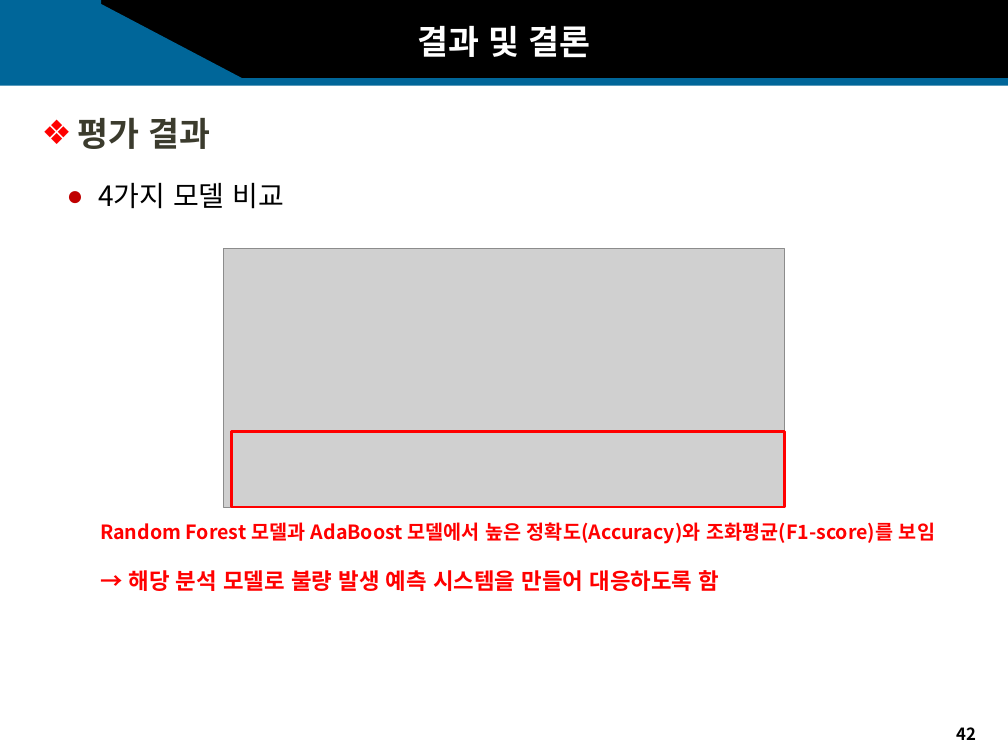
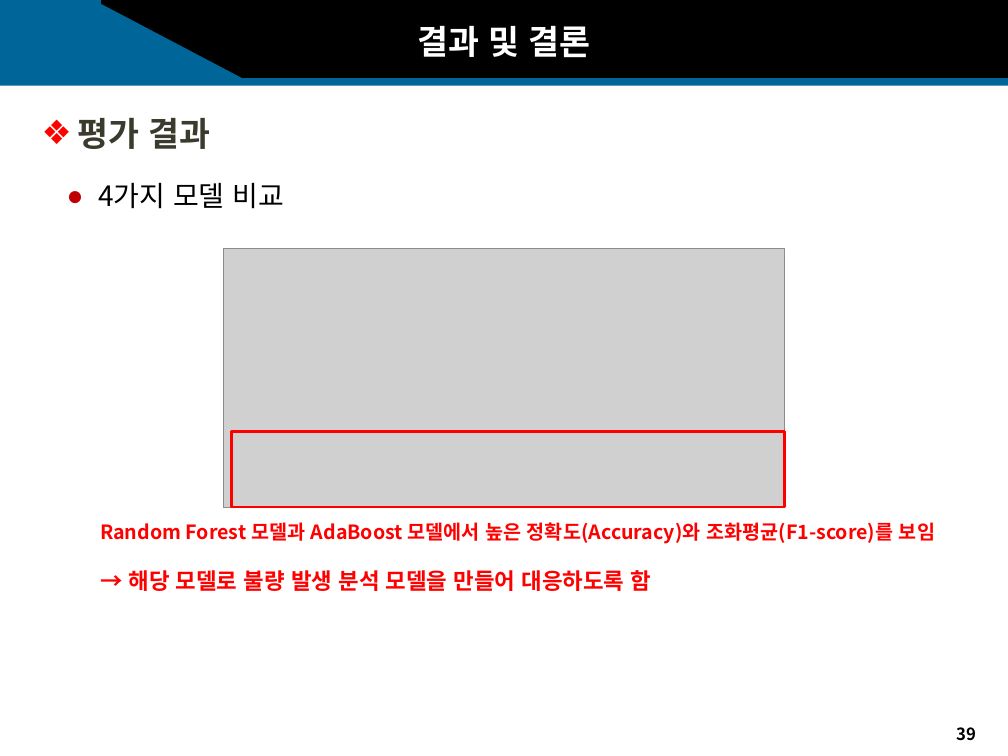
Before and after one commit to sakura09040904/Portfolio, a slide deck: slide 39 of 2. 1학년2학기/1. 어프렌티스 프로젝트/11주차_기말프로젝트/11주차_과제_발표자료.pptx (slide 42 before the commit). Drawn at 1008x756 pixels with LibreOffice and Linux fonts; fonts in the diff are those of the drawing; grey boxes stand for pictures; background and template pictures are left out. Boxes give left, top, right and bottom in pixels: in the first picture for what was removed or moved away, otherwise in the second. Text is boxed around its words. In the diff, an @@ line names an element or a change of style, - is before the commit and + after.

```diff
--- a/2. 1학년2학기/1. 어프렌티스 프로젝트/11주차_기말프로젝트/11주차_과제_발표자료.pptx
+++ b/2. 1학년2학기/1. 어프렌티스 프로젝트/11주차_기말프로젝트/11주차_과제_발표자료.pptx
@@ text at box(129, 570, 652, 591): text changed @@
-→ 해당 분석 모델로 불량 발생 예측 시스템을 만들어 대응하도록 함
+→ 해당 모델로 불량 발생 분석 모델을 만들어 대응하도록 함
@@ page number at box(956, 727, 976, 741): text changed @@
-42
+39
```
Also in this commit, not shown: 20 other slides changed, 1 slide added, 4 slides removed, 2 other files.
